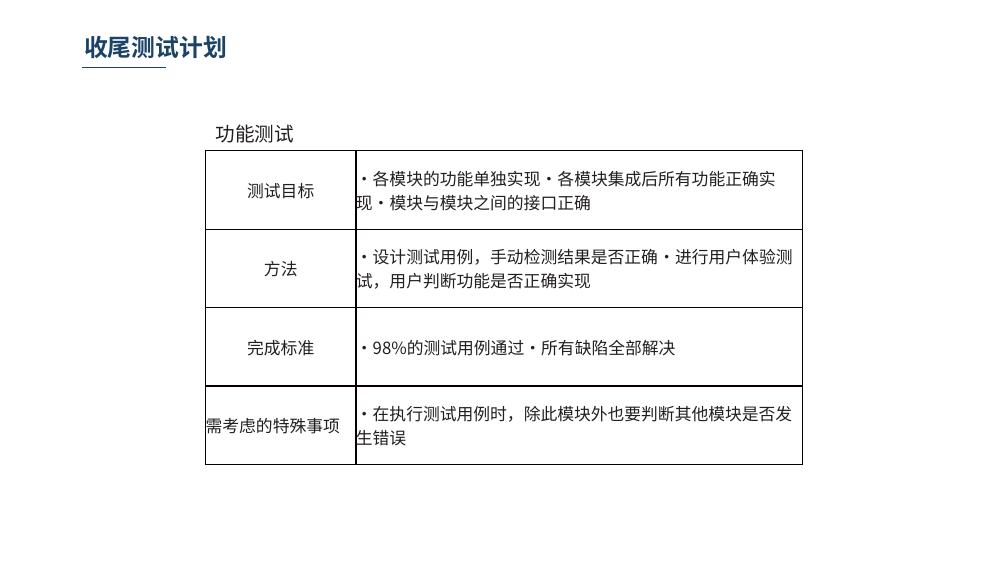
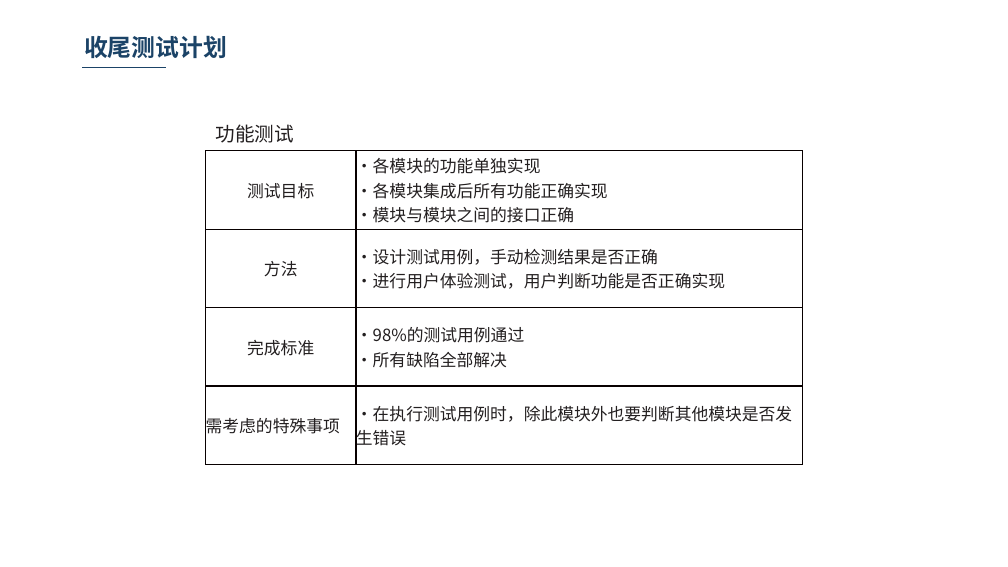
Before and after one commit to WatermelonOj/WORD-PPT, a slide deck: slide 7 of PPT/发布与部署.pptx (slide 3 before the commit). Drawn at 1008x567 pixels with LibreOffice and Linux fonts; fonts in the diff are those of the drawing; background and template pictures are left out. Boxes give left, top, right and bottom in pixels: in the first picture for what was removed or moved away, otherwise in the second. Text is boxed around its words. In the diff, an @@ line names an element or a change of style, - is before the commit and + after.

```diff
--- a/PPT/发布与部署.pptx
+++ b/PPT/发布与部署.pptx
@@ table at (206,151,802,465) @@
-row 1, column 2: ·各模块的功能单独实现·各模块集成后所有功能正确实现·模块与模块之间的接口正确
+row 1, column 2: ·各模块的功能单独实现 / ·各模块集成后所有功能正确实现 / ·模块与模块之间的接口正确
-row 2, column 2: ·设计测试用例，手动检测结果是否正确·进行用户体验测试，用户判断功能是否正确实现
+row 2, column 2: ·设计测试用例，手动检测结果是否正确 / ·进行用户体验测试，用户判断功能是否正确实现
-row 3, column 2: ·98%的测试用例通过·所有缺陷全部解决
+row 3, column 2: ·98%的测试用例通过 / ·所有缺陷全部解决
```
Also in this commit, not shown: 4 other slides changed, 4 slides added.
